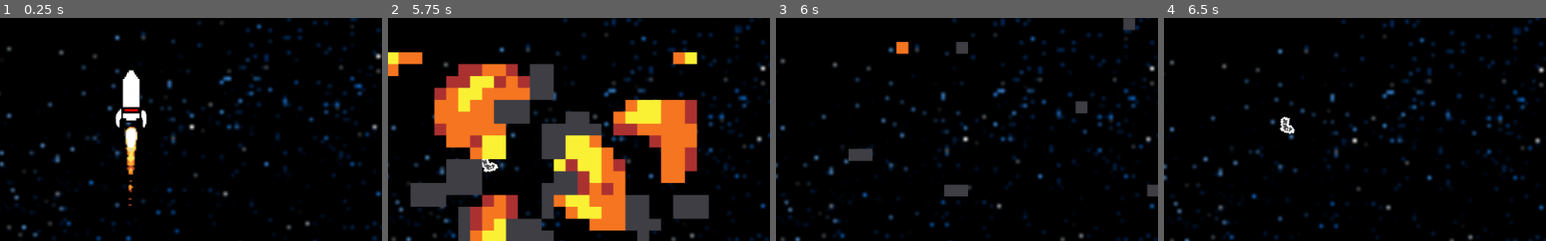
Above: before the commit, frames 1-4 (left to right).
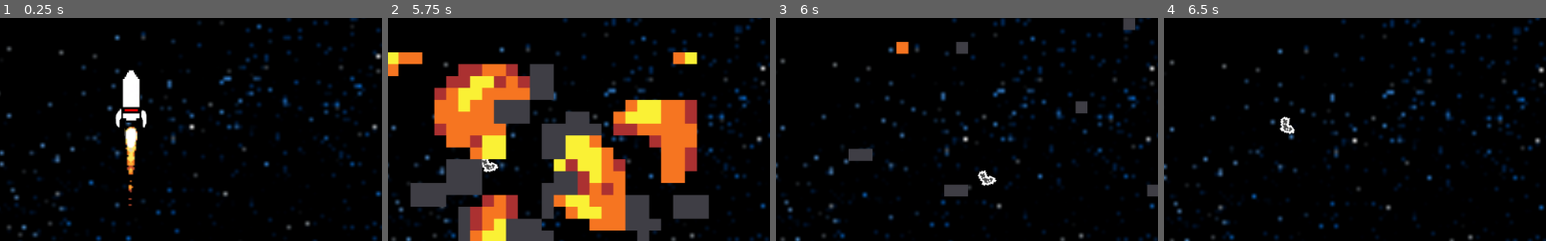
Above: after the commit, the same moments.

Repository: abheekda1/astervoid
Game: Godot game, scene res://Game Scenes/Game.tscn
Same seed, same stepped clock (60 frames per second), same inputs: the game is played once before the commit and once after it.
Inputs:
- Up to frame 1 (0.25 s): no input
- Up to frame 2 (5.75 s): hold Right (turn_right) 0.53-1.28 s; hold Left (turn_left) 1.28-2.03 s; hold Right (turn_right) 2.03-3.53 s; hold Left (turn_left) from 3.53 s (still down)
- Up to frame 3 (6 s): release Left (turn_left) at 5.78 s; hold Right (turn_right) from 5.78 s (still down)
- Up to frame 4 (6.5 s): keep holding Right (turn_right)
The pictures show only the part of the screen within x 33-83%, y 50-100%; the shares and areas given below are measured in that part.

Frames 1-2 are identical in both runs. In frame 3, 0.2% of the frame differs, in the area x 52-58%, y 68-76%; in frame 4, nothing differs.

Commit message:
Increase asteroid destroy time delay
On larger screens, asteroids were being destroyed before they reached the rocket
. Still need to find way to destroy asteroids based on position.

Diff:
--- a/Scripts/AsteroidDestroy.gd
+++ b/Scripts/AsteroidDestroy.gd
@@ -1,5 +1,5 @@
 extends RigidBody2D
 
 func _ready():
-	yield(get_tree().create_timer(5.0), "timeout")
+	yield(get_tree().create_timer(20.0), "timeout")
 	queue_free()
Not shown, changed: export_presets.cfg
